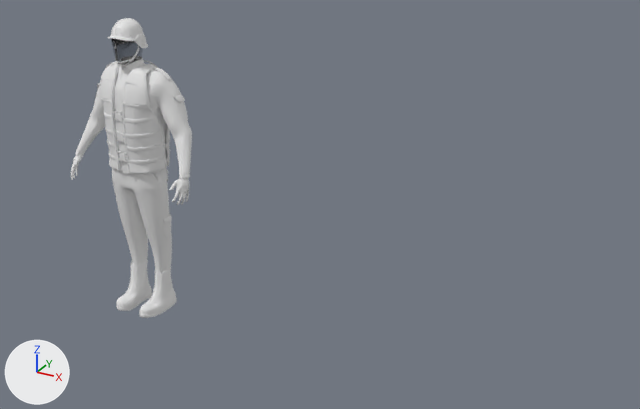
A saved change to the Blender file Blender/Files/Base Body.blend.
Before and after are seen from a 50 mm lens placed at (8.3, -7.9, 5.38), pointed at (2.72, 2.23, 0.32). The axes (+X, +Y, +Z) are drawn at lower left. The lights are the same throughout.

The older version as bpy lines, for what is in view:
```python
ob_body = bpy.data.objects.new('Body', me_cube)
ob_body.location = (-1.17, 2.85, 1.76)
ob_body.scale = (0.141, 0.141, 0.141)
ob_body_001 = bpy.data.objects.new('Body.001', me_cube_001)
ob_body_001.location = (-1.17, 2.85, 1.76)
ob_body_001.scale = (0.141, 0.141, 0.141)
ob_cube_003 = bpy.data.objects.new('Cube.003', me_cube_004)
ob_cube_003.location = (-1.174, 2.463, 1.045)
ob_cube_003.rotation_euler = (0.0, 0.0, 12.57)  # degrees (0, 0, 0)
ob_cube_003.scale = (1.07, 1.04, 0.893)
ob_cube_005 = bpy.data.objects.new('Cube.005', me_cube_007)
ob_cube_005.location = (-1.18, 2.87, -2.76)
ob_cube_005.rotation_euler = (0.0414, 0.0, 6.283)  # degrees (2.4, 0, 360)
ob_cube_005.scale = (1.28, 1.28, 1.28)
ob_helmet = bpy.data.objects.new('Helmet', me_plane_001)
ob_helmet.location = (-1.174, 2.697, 2.257)
ob_helmet.rotation_euler = (1.571, 0.0, 0.0)  # degrees (90, 0, 0)
ob_helmet.scale = (0.231, 0.231, 0.231)
```
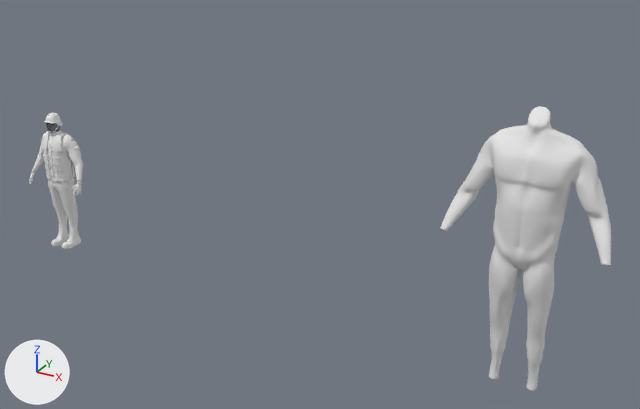
Commit message: body update 2

Pixel boxes (x1, y1, x2, y2) of what changed, in the pictures (640 x 409 px):
'Body.001', shown
    after: (440, 106, 611, 391)
'Cube.005', moved, turned, rescaled, modifiers changed
    before: (71, 38, 192, 318)
    after: (29, 114, 83, 249)
'Cube.003', moved, turned, rescaled
    before: (100, 60, 170, 174)
    after: (42, 130, 75, 182)
'Helmet', moved, turned, rescaled
    before: (108, 18, 148, 66)
    after: (44, 113, 63, 134)
'Body', deleted
    before: (71, 154, 189, 204)
'Cube.007', moved, turned, rescaled
    before: (113, 111, 127, 162)
    after: (47, 153, 54, 176)

The change in detail:
me_cube_007 has 9176 vertices, 8864 faces, 40 loose edges and spans x -0.95..0.96, y -0.37..0.55, z 0.0..4.03.
me_cube_007 is used by ob_cube_005; location (-1.18, 2.87, -2.76); rotation (0.0414, 0.0, 6.283), in degrees (2.4, 0, 360); scale (1.28, 1.28, 1.28).
me_cube_007 part 1: the whole mesh is turned 2.4 degrees about the x axis through the mesh origin and scaled by 0.462.
Object 'Body.001' (ob_body_001) moves from (-1.17, 2.85, 1.76) to (5.51, 2.85, 1.76).
Object 'Body.001' (ob_body_001) is now shown.
Object 'Cube.005' (ob_cube_005) turns from (2.4, 0, 360) to (0, 0, 0) degrees about x, y and z.
Object 'Cube.005' (ob_cube_005) is rescaled from (1.28, 1.28, 1.28) to (1.0, 1.0, 1.0).
Object 'Cube.005' (ob_cube_005) loses its SUBSURF modifier named 'Subsurf'.
Modifier setting removed (it was levels = 0).
Object 'Cube.005' (ob_cube_005) moves from (-1.18, 2.87, -2.76) to (0.0, 0.0, 0.0).
In object 'Helmet' (ob_helmet), parent is now set to ob_cube_005.
Object 'Helmet' (ob_helmet) moves from (-1.174, 2.697, 2.257) to (0.00252, -0.0605, 1.807).
Object 'Helmet' (ob_helmet) is rescaled from (0.231, 0.231, 0.231) to (0.0832, 0.0832, 0.0832).
Object 'Body' (ob_body) is deleted.
In object 'Cube.003' (ob_cube_003), parent is now set to ob_cube_005.
Object 'Cube.003' (ob_cube_003) moves from (-1.174, 2.463, 1.045) to (0.00273, -0.145, 1.371).
Object 'Cube.003' (ob_cube_003) is rescaled from (1.07, 1.04, 0.893) to (0.384, 0.374, 0.321).
